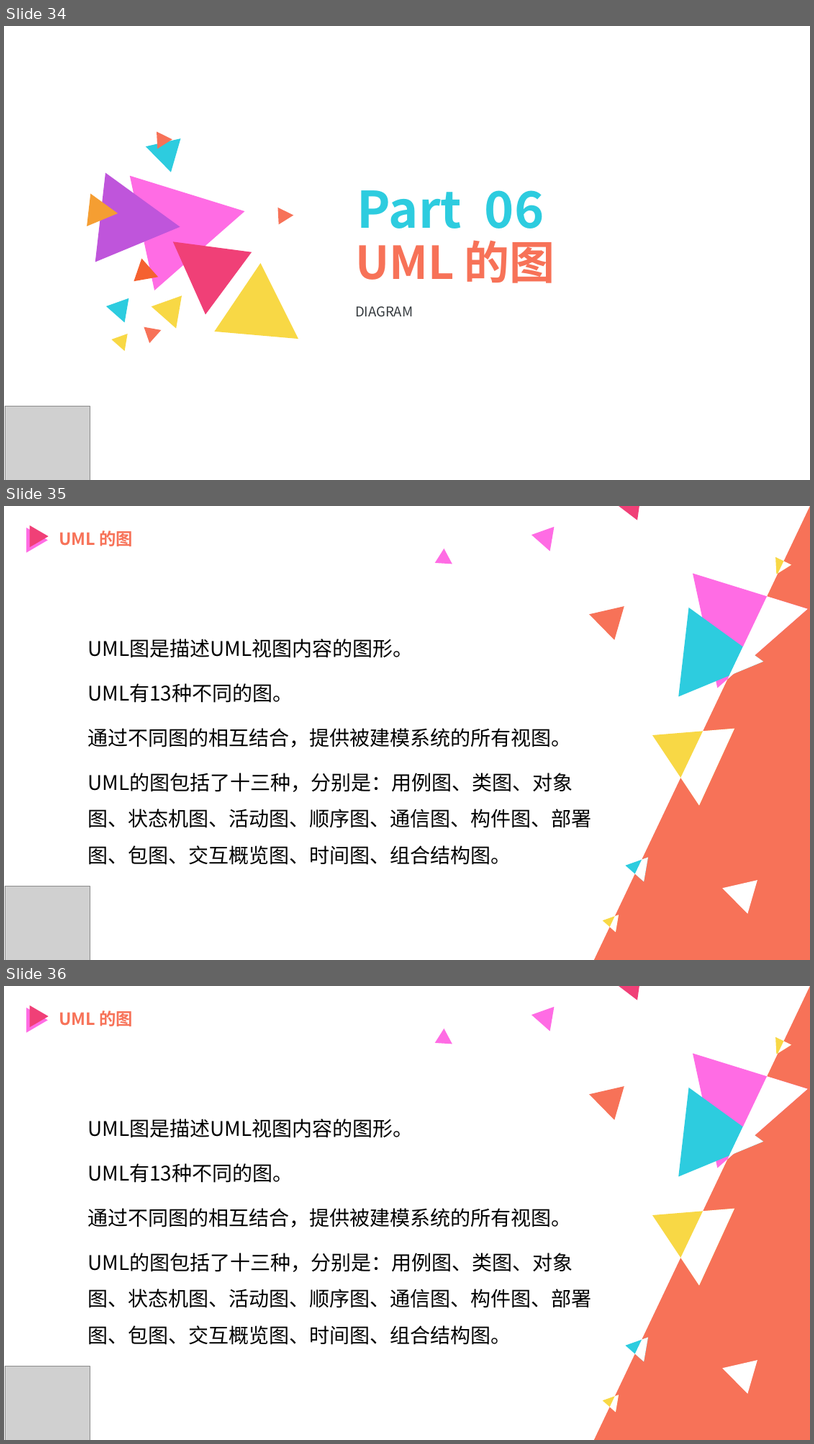
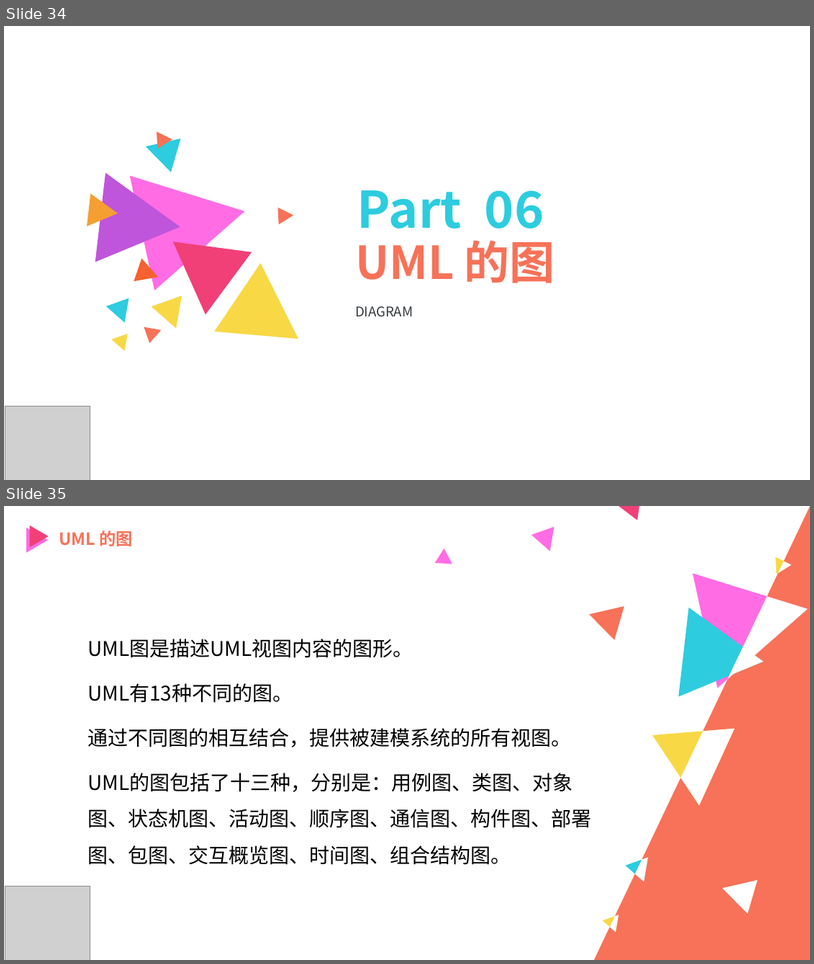
Before and after one commit to MrBlackry/SE-Education-Assistant-System, a slide deck: 非受控文档/陈铭阳/PRD2018-G12-UML概述PPT.pptx. Shown one above the other, each under a label of ours: slides 34, 35 and 36 before the commit, slides 34 and 35 after it. The pictures are 814x1444 and 814x964 pixels, drawn with LibreOffice and Linux fonts; fonts in the diff are those of the drawing; grey boxes stand for pictures. Boxes give left, top, right and bottom in pixels: in the first picture for what was removed or moved away, otherwise in the second. Text is boxed around its words. In the diff, an @@ line names an element or a change of style, - is before the commit and + after.

Commit message:
UML概述PPT修改

```diff
--- a/非受控文档/陈铭阳/PRD2018-G12-UML概述PPT.pptx
+++ b/非受控文档/陈铭阳/PRD2018-G12-UML概述PPT.pptx
@@ slide 35 removed at [4,506,810,960], background #FFFFFF @@
@@ triangle removed at [30,525,49,548] @@
@@ freeform shape removed at [532,524,563,556] @@
@@ triangle removed at [594,506,810,960] @@
@@ freeform shape removed at [617,506,649,520] @@
@@ triangle removed at [26,528,47,553] @@
@@ text removed at [59,530,133,546] @@
-UML 的图
@@ freeform shape removed at [435,548,458,570] @@
@@ freeform shape removed at [680,542,810,688] @@
@@ freeform shape removed at [774,554,793,574] @@
@@ group removed at [607,560,810,933]: 6 freeform shapes @@
@@ freeform shape removed at [586,601,625,641] @@
@@ freeform shape removed at [679,608,764,697] @@
@@ subtitle removed at [88,638,592,865] @@
-UML图是描述UML视图内容的图形。
-UML有13种不同的图。
-通过不同图的相互结合，提供被建模系统的所有视图。
-UML的图包括了十三种，分别是：用例图、类图、对象图、状态机图、活动图、顺序图、通信图、构件图、部署图、包图、交互概览图、时间图、组合结构图。
@@ freeform shape removed at [653,719,748,811] @@
@@ freeform shape removed at [625,854,658,886] @@
@@ picture removed at [5,886,90,960] @@
@@ freeform shape removed at [720,875,758,914] @@
@@ freeform shape removed at [603,913,625,935] @@
@@ what was slide 36 is now slide 35 @@
```
